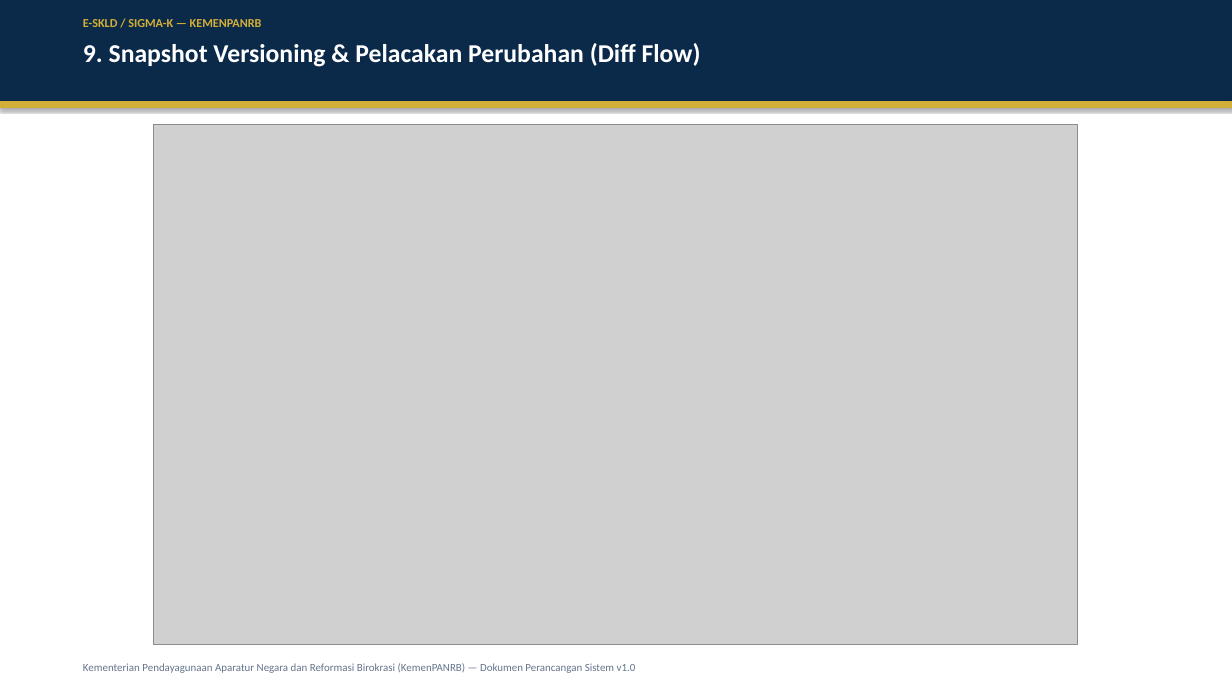
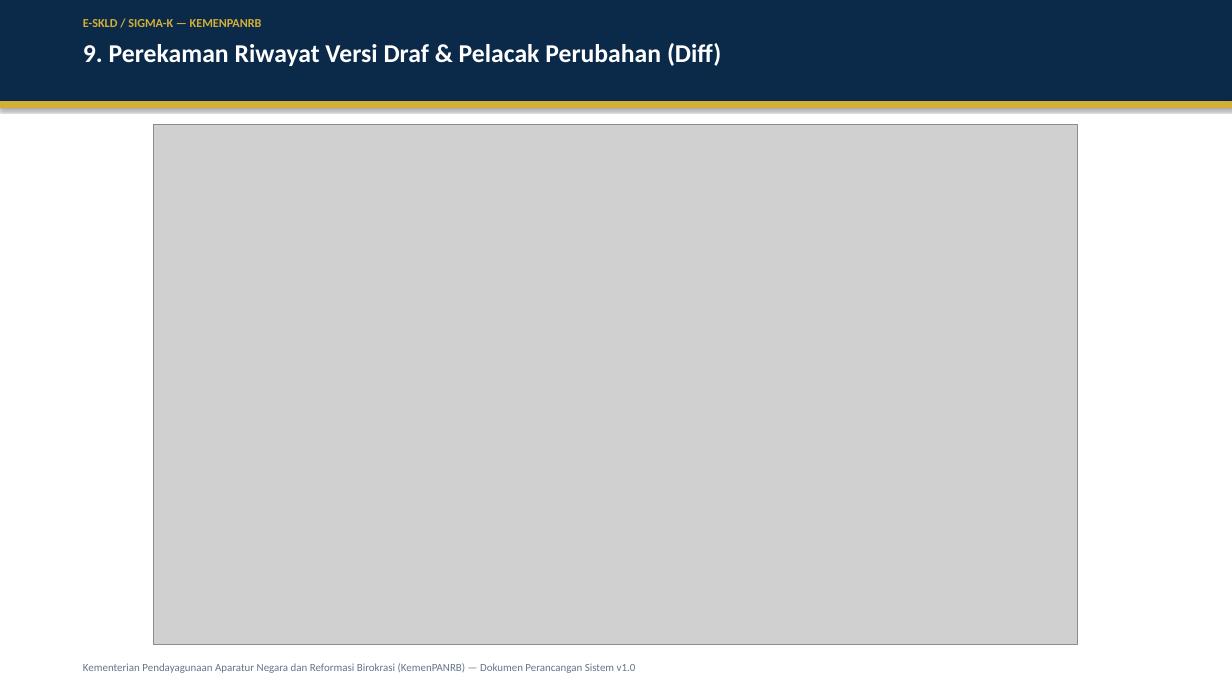
Before and after one commit to B3rlinSugi/Sigma-K, a slide deck: slide 10 of docs/PRESENTASI_PERANCANGAN_SIGMA-K_v1.0.pptx. Drawn at 1232x693 pixels with LibreOffice and Linux fonts; fonts in the diff are those of the drawing; grey boxes stand for pictures. Boxes give left, top, right and bottom in pixels: in the first picture for what was removed or moved away, otherwise in the second. Text is boxed around its words. In the diff, an @@ line names an element or a change of style, - is before the commit and + after.

```diff
--- a/docs/PRESENTASI_PERANCANGAN_SIGMA-K_v1.0.pptx
+++ b/docs/PRESENTASI_PERANCANGAN_SIGMA-K_v1.0.pptx
@@ text at [83,43,721,66]: text changed @@
-9. Snapshot Versioning & Pelacakan Perubahan (Diff Flow)
+9. Perekaman Riwayat Versi Draf & Pelacak Perubahan (Diff)
```
Also in this commit, not shown: 13 other slides changed, 24 other files.
